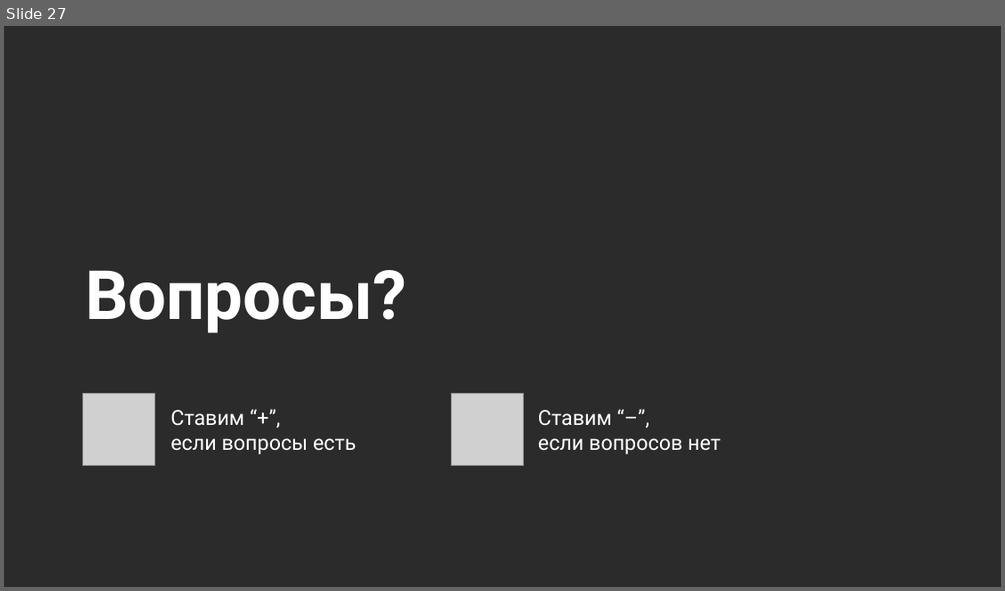
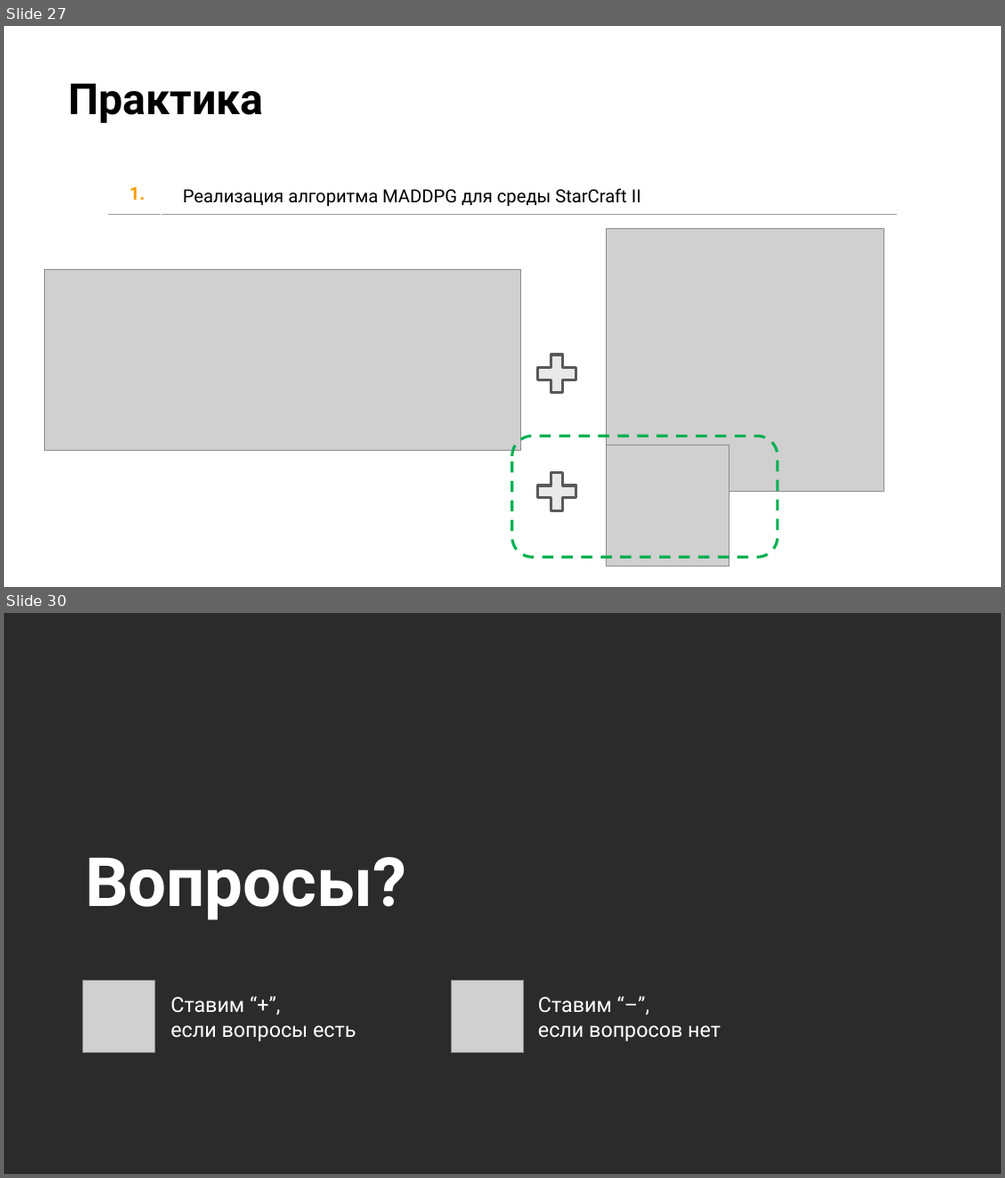
Before and after one commit to stureiko/Otus_lectures, a slide deck: RL/03 - Продвинутые темы Reinforcement Learning/03 - 02 Multiagent learning (MARL - DDPG)/MARL DDPG.pptx. Shown one above the other, each under a label of ours: slide 27 before the commit, slides 27 and 30 after it; the slides between them are not shown. The pictures are 1005x591 and 1005x1178 pixels, drawn with LibreOffice and Linux fonts; fonts in the diff are those of the drawing; grey boxes stand for pictures; background and template pictures are left out; a plain dark background stands for a picture behind light text. Boxes give left, top, right and bottom in pixels: in the first picture for what was removed or moved away, otherwise in the second. Text is boxed around its words. In the diff, an @@ line names an element or a change of style, - is before the commit and + after.

```diff
--- a/RL/03 - Продвинутые темы Reinforcement Learning/03 - 02 Multiagent learning (MARL - DDPG)/MARL DDPG.pptx
+++ b/RL/03 - Продвинутые темы Reinforcement Learning/03 - 02 Multiagent learning (MARL - DDPG)/MARL DDPG.pptx
@@ slide 27 added at [4,26,1001,587], background picture (left out) @@
@@ title added at [68,83,263,123], 31 pt, text #000000, bold @@
+Практика
@@ table added at [107,176,898,214], 1 rows, 2 columns @@
+1. | Реализация алгоритма MADDPG для среды StarCraft II
@@ picture added at [606,228,884,491] @@
@@ picture added at [45,269,520,450] @@
@@ plus added at [538,355,576,393], fill #E9E9E9, outline #595959 2 pt @@
@@ rounded rectangle added at [512,435,777,556], outline #00B050 2 pt dashed @@
@@ picture added at [606,444,729,566] @@
@@ plus added at [538,473,576,510], fill #E9E9E9, outline #595959 2 pt @@
@@ what was slide 27 is now slide 30 @@
```
Also in this commit, not shown: 11 slides changed, 4 other slides added, 3 slides removed, 1 other file.
